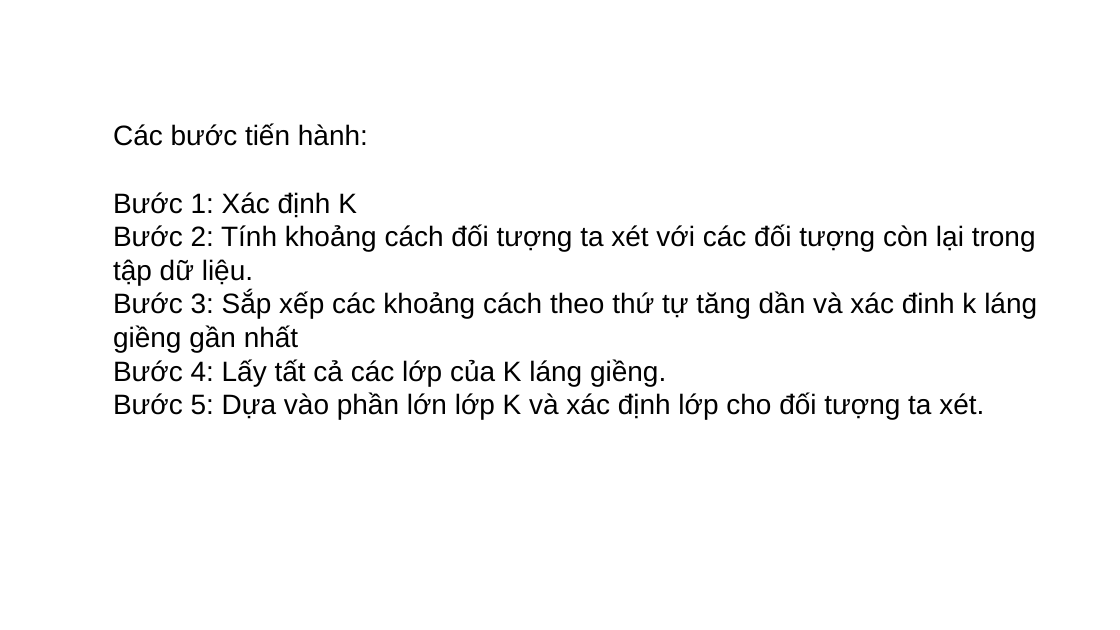
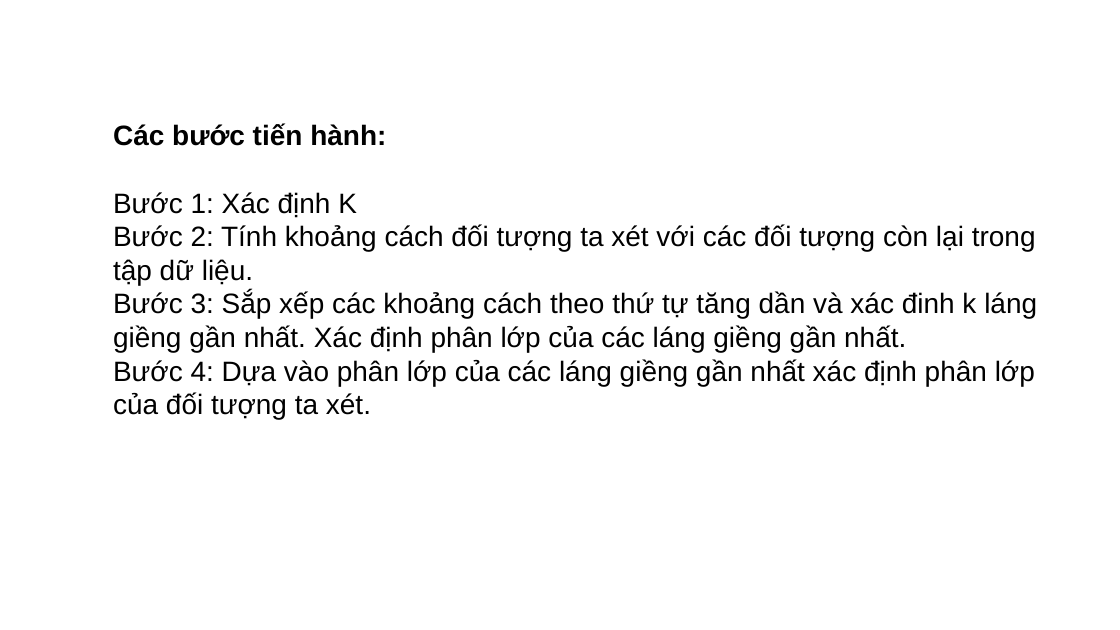
Before and after one commit to doanquocnhan/Credit-Card-Fraud-Detection-Using-KNN, a slide deck: slide 4 of BaoCao_4Tuandau.pptx. Drawn at 1120x630 pixels with LibreOffice and Linux fonts; fonts in the diff are those of the drawing. Boxes give left, top, right and bottom in pixels: in the first picture for what was removed or moved away, otherwise in the second. Text is boxed around its words. In the diff, an @@ line names an element or a change of style, - is before the commit and + after.

```diff
--- a/BaoCao_4Tuandau.pptx
+++ b/BaoCao_4Tuandau.pptx
@@ text at (113,124,386,146): bold on in "Các bước tiến hành:" @@
@@ text at (113,292,1037,419): text changed @@
-Bước 3: Sắp xếp các khoảng cách theo thứ tự tăng dần và xác đinh k láng giềng gần nhất
-Bước 4: Lấy tất cả các lớp của K láng giềng.
-Bước 5: Dựa vào phần lớn lớp K và xác định lớp cho đối tượng ta xét.
+Bước 3: Sắp xếp các khoảng cách theo thứ tự tăng dần và xác đinh k láng giềng gần nhất. Xác định phân lớp của các láng giềng gần nhất.
+Bước 4: Dựa vào phân lớp của các láng giềng gần nhất xác định phân lớp của đối tượng ta xét.
```
Also in this commit, not shown: 1 other slide changed, 5 slides added.
